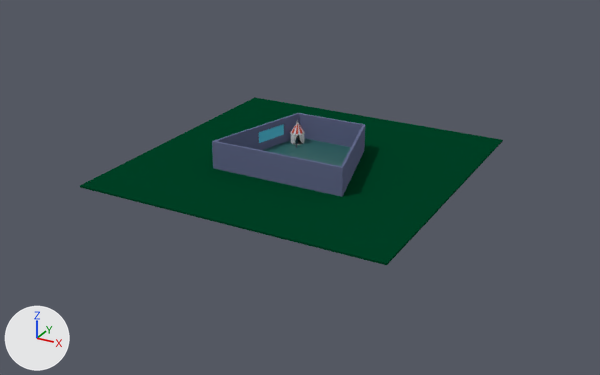
Two versions of the Blender file Models/Scene/SceneNew.blend, one commit apart.
The view is the same before and after, from a 50 mm camera at (50.0, -92.4, 42.4) aimed at (0.4, -2.2, -2.7). The axes (+X, +Y, +Z) are drawn at lower left. The lights are the same throughout.

The first picture shows 'Grass', 'NewScene', 'Tent'.
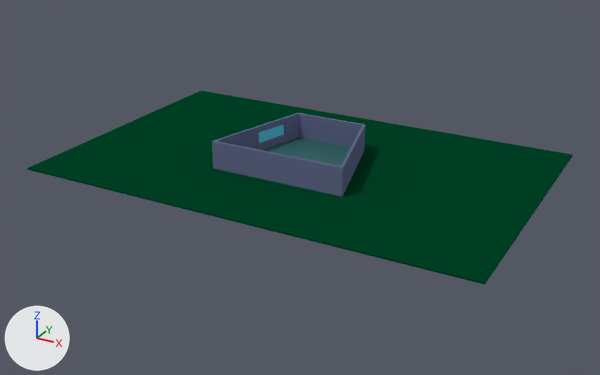
The edits, one by one:
me_cube_012 has 8 vertices, 6 faces and spans x -21.1..21.1, y -21.1..21.1, z -0.1..0.1.
me_cube_012 is used by ob_grass; parent ob_newscene; location (0.0, 0.0, 0.184).
me_cube_012 part 1: the whole mesh is scaled about its middle by (1.48, 0.948, 0.948).
Object 'Tent' (ob_tent) is deleted.

Changed parts and their boxes [x1, y1, x2, y2] in the pictures (600 x 375 px):
'Grass', mesh rescaled (29% wider, 15% taller)
    before: [80, 97, 503, 265]
    after: [27, 91, 573, 285]
'Tent', deleted
    before: [290, 120, 305, 145]
